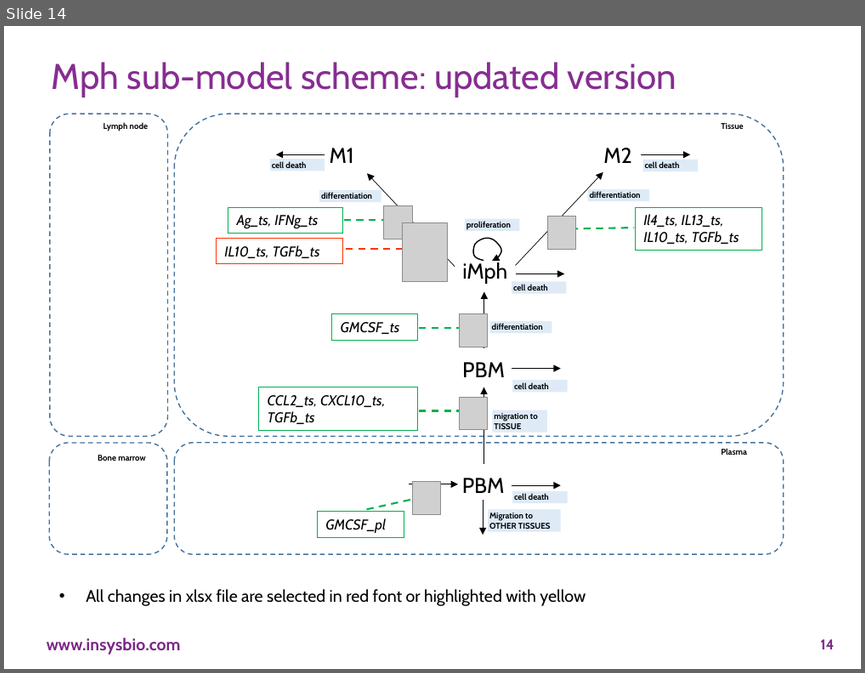
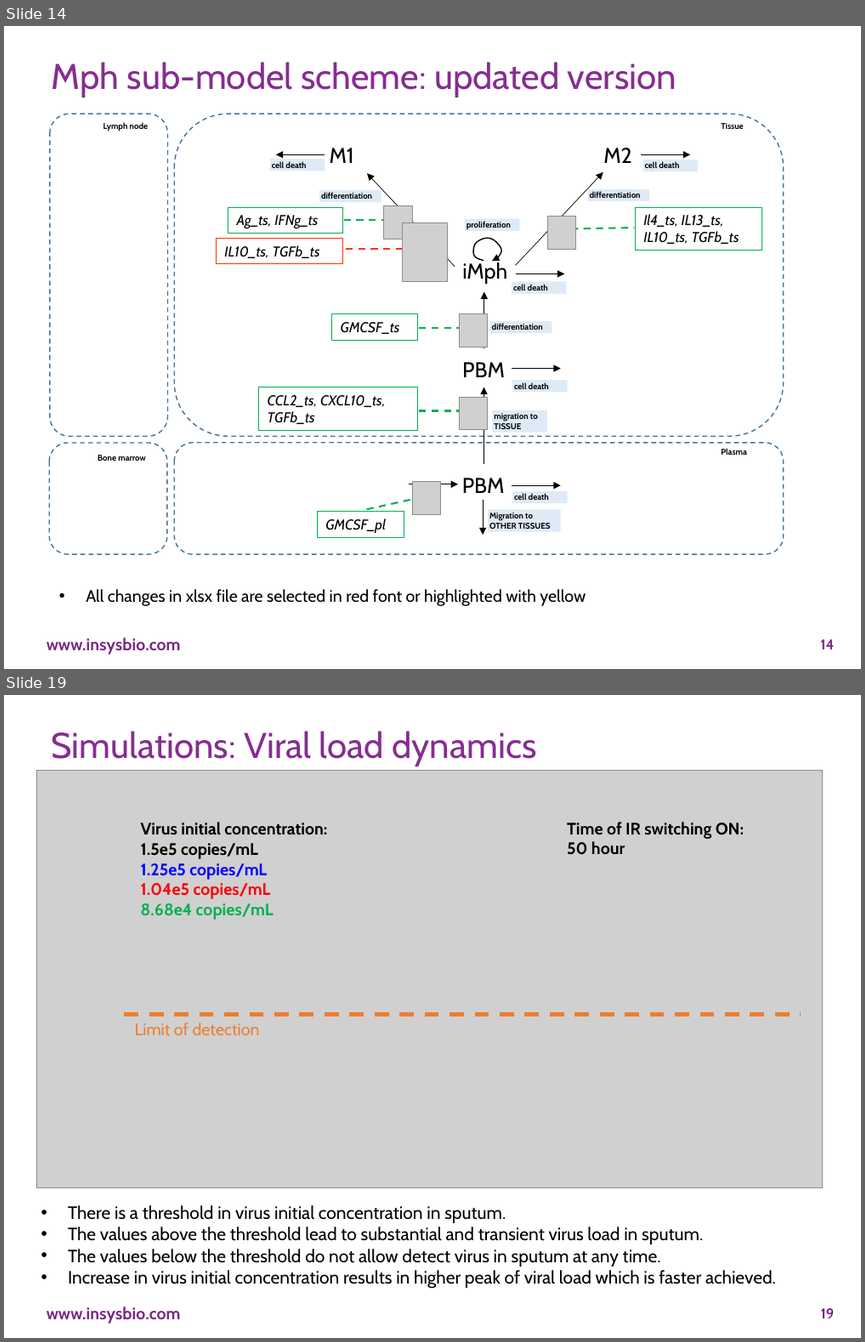
Before and after one commit to insysbio/covid19-qsp-model, a slide deck: docs/Calibration_validation_key_simulations.pptx. Shown one above the other, each under a label of ours: slide 14 before the commit, slides 14 and 19 after it; the slides between them are not shown. The pictures are 865x673 and 865x1342 pixels, drawn with LibreOffice and Linux fonts; fonts in the diff are those of the drawing; grey boxes stand for pictures; background and template pictures are left out. Boxes give left, top, right and bottom in pixels: in the first picture for what was removed or moved away, otherwise in the second. Text is boxed around its words. In the diff, an @@ line names an element or a change of style, - is before the commit and + after.

```diff
--- a/docs/Calibration_validation_key_simulations.pptx
+++ b/docs/Calibration_validation_key_simulations.pptx
@@ slide 19 added at (4,695,861,1338), background picture (left out); not listed: 1 template element that a slide beside it also shows @@
@@ title added at (52,731,536,766), 30 pt, text #862D91 @@
+Simulations: Viral load dynamics
@@ group added at (37,771,823,1188): 3 texts, 1 picture, 1 line @@
+Virus initial concentration:
+1.5e5 copies/mL
+1.25e5 copies/mL
+1.04e5 copies/mL
+8.68e4 copies/mL
+Limit of detection
+Time of IR switching ON:
+50 hour
@@ text added at (68,1205,776,1288), 15 pt, text #000000 @@
+• There is a threshold in virus initial concentration in sputum.
+• The values above the threshold lead to substantial and transient virus load in sputum.
+• The values below the threshold do not allow detect virus in sputum at any time.
+• Increase in virus initial concentration results in higher peak of viral load which is faster achieved.
@@ page number added at (821,1308,834,1318), 12 pt, text #7A2685, bold @@
+19
```
Also in this commit, not shown: 6 other slides added, 3 other files.
